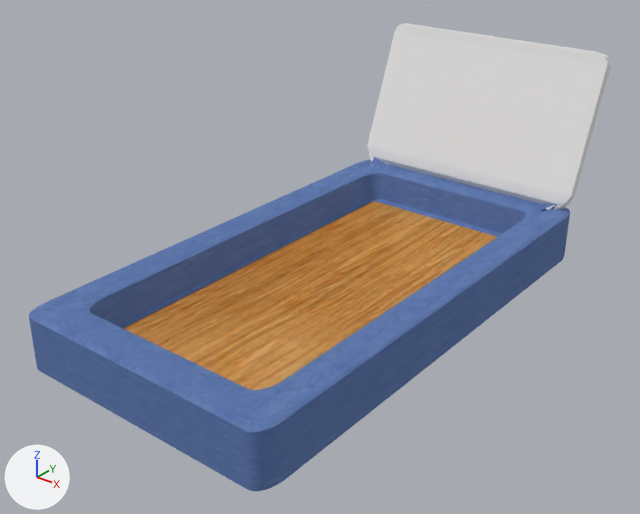
The OBJ model PA10/models/table.obj: old version first, new version second.
Camera for both pictures: a 50 mm lens placed at (3.46, -4.46, 2.88), pointed at (-0.04, -0.08, 0.16). Every picture has the same lights, and +X, +Y and +Z are marked at lower left. Where no turn or scale is listed for an object, it has been applied to the vertices.

In view in the first picture: 'Cube_Cube.001'.
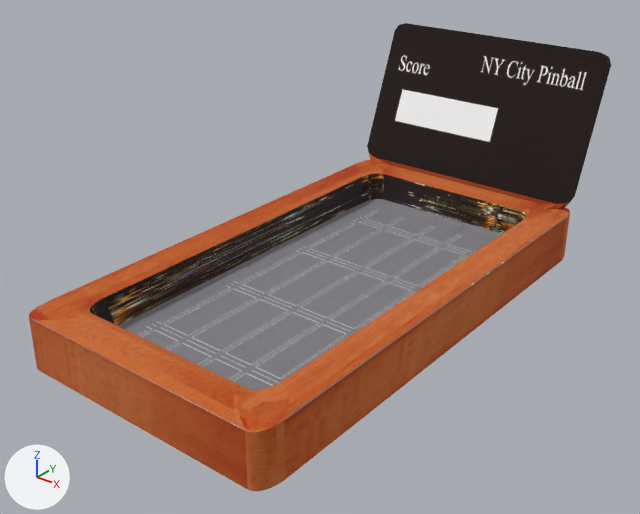
What differs and where, as boxes [x1, y1, x2, y2] in the pictures (640 x 514 px):
'Cube_Cube.001', surface changed: [29, 23, 611, 491] in both
part 1 of me_cube_cube_001, surface changed (blue to orange): [29, 157, 570, 491] in both
part 2 of me_cube_cube_001, recoloured (orange to grey): [123, 202, 497, 390] in both
part 3 of me_cube_cube_001, recoloured (white to black): [367, 23, 611, 210] in both

The edits, one by one:
Picture 'Table_Texture.png' (img_table_texture_png) is new.
Material 'None' (mat_none) changes its picture from img_externalarchtexture_png to img_table_texture_png.
me_cube_cube_001 has 1758 vertices, 3497 faces and spans x -1.0..1.0, y -1.86..2.24, z -0.24..1.33.
me_cube_cube_001 is used by ob_cube_cube_001; location (0.0, 0.0, 0.0).
me_cube_cube_001 part 1: 3497 kept faces spanning x -1.0..1.0, y -1.86..2.24, z -0.24..1.33 get new texture (UV) coordinates.
me_cube_cube_001 part 2: 338 faces spanning x -0.69..0.69, y -1.49..1.49, z -0.09..-0.08 switch from mat_none_woodsamples_png (picture img_woodsamples_png) to mat_none (picture img_table_texture_png).
me_cube_cube_001 part 3: 138 faces spanning x -0.98..0.98, y 1.63..2.24, z 0.16..1.33 switch from mat_none_none (white #e7e7e7) to mat_none (picture img_table_texture_png).
